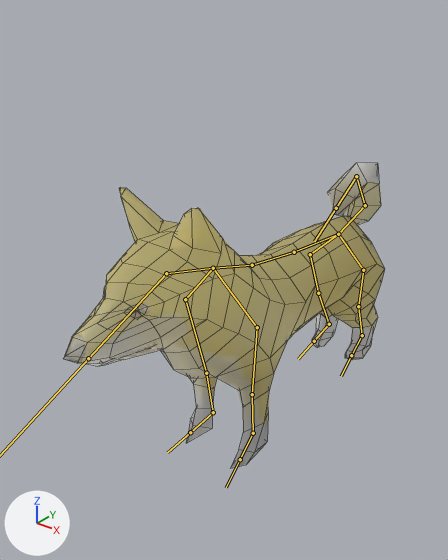
What one commit did to the FBX model 3DModel/DoG.fbx.
One viewpoint serves both versions: a 50 mm camera at (2.17, -3.15, 2.95) aimed at (-0.27, -0.1, 1.06). Every picture has the same lights, and +X, +Y and +Z are marked at lower left. The bones that bend it are drawn over the model as lines. Mesh edges are drawn as thin lines.

In view in the first picture: 'DoG'.
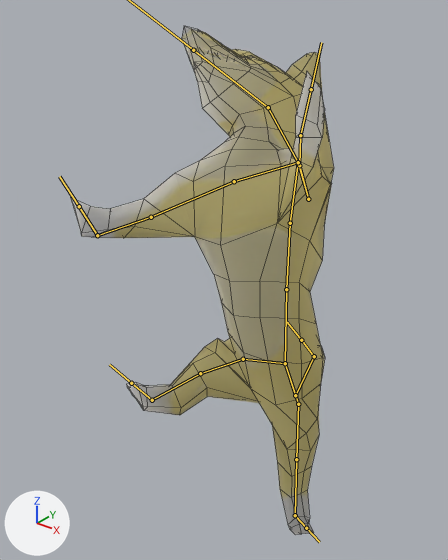
The newer file adds an action. The first version stands in its rest pose; the second is drawn at frame 1 of the action 'Armature|BombKilled'.

Changed parts and their boxes (x1, y1, x2, y2) in the pictures (448 x 560 px):
'DoG', posed (18% narrower, 66% taller)
    before: (65, 163, 385, 468)
    after: (71, 29, 334, 535)
bone 'Bone', root to tip
    before: (338, 234) to (294, 252)
    after: (285, 363) to (286, 289)
bone 'Bone.003', root to tip
    before: (213, 268) to (166, 273)
    after: (298, 162) to (268, 107)
bone 'Bone.004_L.001', root to tip
    before: (257, 327) to (252, 394)
    after: (308, 199) to (299, 165)
bone 'Bone.004_R.001', root to tip
    before: (185, 299) to (206, 373)
    after: (234, 181) to (151, 217)
bone 'Bone_L', root to tip
    before: (338, 234) to (363, 270)
    after: (285, 363) to (298, 404)
bone 'Bone_L.001', root to tip
    before: (363, 270) to (358, 306)
    after: (298, 404) to (296, 459)
bone 'Bone_R', root to tip
    before: (338, 234) to (310, 254)
    after: (285, 363) to (243, 359)
bone 'Bone_R.001', root to tip
    before: (310, 254) to (318, 293)
    after: (243, 359) to (200, 373)
bone 'Bone_R.003', root to tip
    before: (329, 324) to (314, 341)
    after: (152, 400) to (131, 383)
bone 'Bone.004', root to tip
    before: (338, 234) to (365, 205)
    after: (285, 363) to (295, 395)

The change in detail:
Bone 'Bone' (bone_bone) moves from (0.0, 0.0, 0.0) to (0.0, 0.606, 0.928).
Bone 'Bone' (bone_bone) turns from (0, 0, 0) to (-82, 0, 0) degrees about its own x, y and z.
Bone 'Bone.003' (bone_bone_003) turns from (0, 0, 0) to (10, -4, 35) degrees about its own x, y and z.
Bone 'Bone.004_L.001' (bone_bone_004_l_001) turns from (0, 0, 0) to (49, -4, 38) degrees about its own x, y and z.
Bone 'Bone.004_R.001' (bone_bone_004_r_001) turns from (0, 0, 0) to (-4, 12, -40) degrees about its own x, y and z.
Bone 'Bone_L' (bone_bone_l) moves from (0.0, 0.0, 0.0) to (0.652, 0.607, 0.659).
Bone 'Bone_L' (bone_bone_l) turns from (0, 0, 0) to (37, -31, -12) degrees about its own x, y and z.
Bone 'Bone_L.001' (bone_bone_l_001) turns from (0, 0, 0) to (-5, -39, 28) degrees about its own x, y and z.
Bone 'Bone_R' (bone_bone_r) moves from (0.0, 0.0, 0.0) to (-0.652, 0.607, 0.659).
Bone 'Bone_R' (bone_bone_r) turns from (0, 0, 0) to (70, 69, 31) degrees about its own x, y and z.
Bone 'Bone_R.001' (bone_bone_r_001) turns from (0, 0, 0) to (25, 6, 6) degrees about its own x, y and z.
Bone 'Bone_R.003' (bone_bone_r_003) turns from (0, 0, 0) to (-25, -6, 22) degrees about its own x, y and z.
Bone 'Bone.004' (bone_bone_004) moves from (0.0, 0.0, 0.0) to (0.0, -0.903, -0.643).
Bone 'Bone.004' (bone_bone_004) turns from (0, 0, 0) to (-82, 0, 0) degrees about its own x, y and z.
